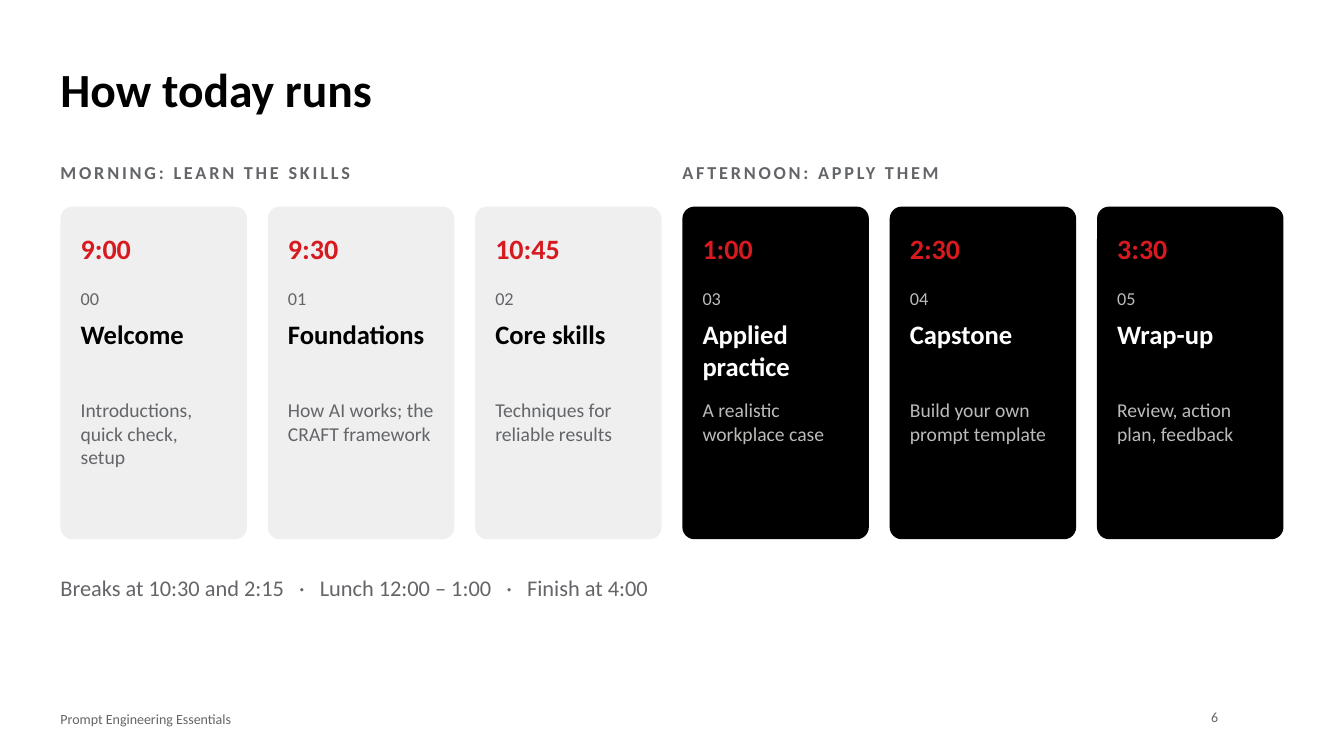
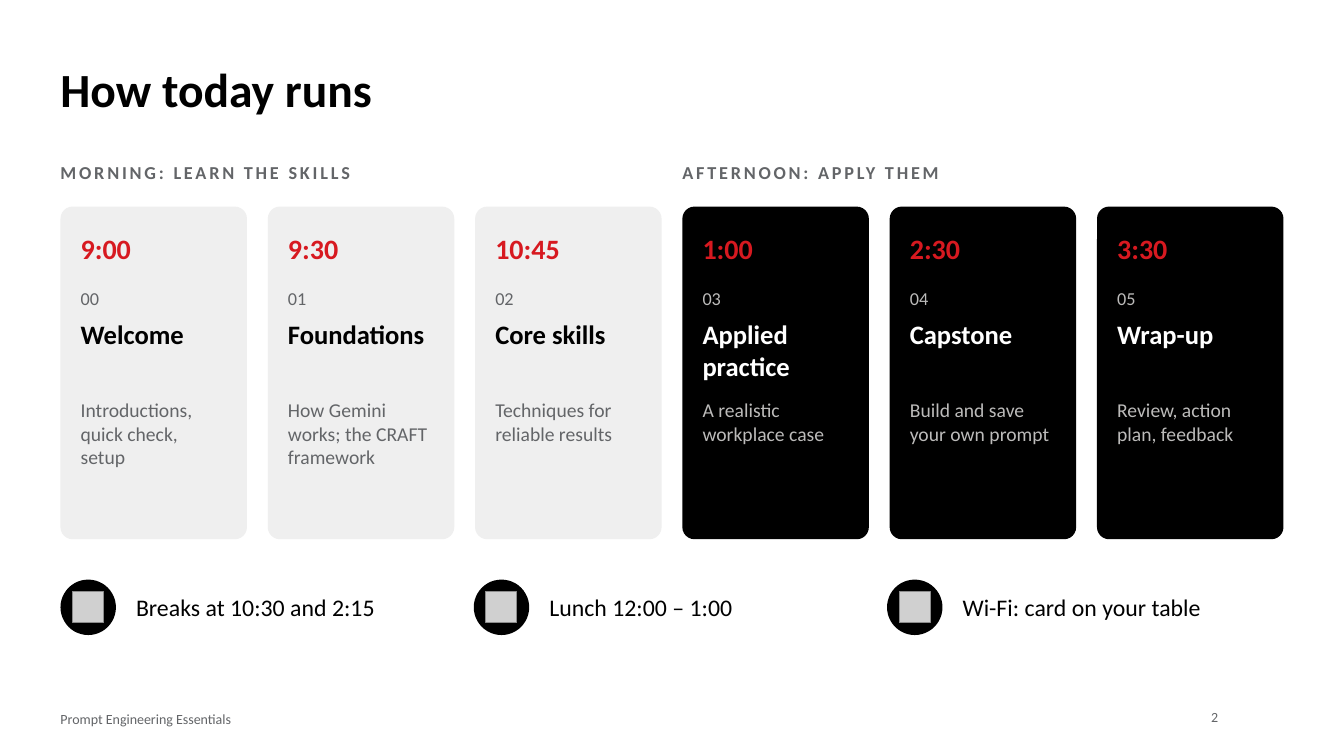
Before and after one commit to DataHurdler/pb-group-D, a slide deck: slide 2 of materials/slides/prompt-engineering-essentials.pptx (slide 6 before the commit). Drawn at 1344x756 pixels with LibreOffice and Linux fonts; fonts in the diff are those of the drawing; grey boxes stand for pictures; background and template pictures are left out. Boxes give left, top, right and bottom in pixels: in the first picture for what was removed or moved away, otherwise in the second. Text is boxed around its words. In the diff, an @@ line names an element or a change of style, - is before the commit and + after.

```diff
--- a/materials/slides/prompt-engineering-essentials.pptx
+++ b/materials/slides/prompt-engineering-essentials.pptx
@@ text at (x1=288, y1=403, x2=427, y2=464): text changed @@
-How AI works; the CRAFT framework
+How Gemini works; the CRAFT framework
@@ text at (x1=910, y1=403, x2=1049, y2=444): text changed @@
-Build your own prompt template
+Build and save your own prompt
@@ ellipse added at (x1=60, y1=580, x2=116, y2=635), fill #000000 @@
@@ picture added at (x1=73, y1=592, x2=104, y2=623) @@
@@ text at (x1=136, y1=599, x2=375, y2=616): text changed; size 16 to 17 pt; text colour #636568 to #000000 @@
-Breaks at 10:30 and 2:15 · Lunch 12:00 – 1:00 · Finish at 4:00
+Breaks at 10:30 and 2:15
@@ text "Breaks at 10:30 and 2:15" at (x1=136, y1=599, x2=375, y2=616): vertical alignment top to middle @@
@@ ellipse added at (x1=474, y1=580, x2=529, y2=635), fill #000000 @@
@@ picture added at (x1=486, y1=592, x2=517, y2=623) @@
@@ text added at (x1=549, y1=599, x2=733, y2=616), 17 pt, text #000000 @@
+Lunch 12:00 – 1:00
@@ ellipse added at (x1=887, y1=580, x2=943, y2=635), fill #000000 @@
@@ picture added at (x1=899, y1=592, x2=931, y2=623) @@
@@ text added at (x1=963, y1=599, x2=1201, y2=620), 17 pt, text #000000 @@
+Wi-Fi: card on your table
@@ page number at (x1=1211, y1=713, x2=1218, y2=722): text changed @@
-6
+2
```
Also in this commit, not shown: 32 other slides changed, 2 slides added, 11 slides removed, 21 other files.
